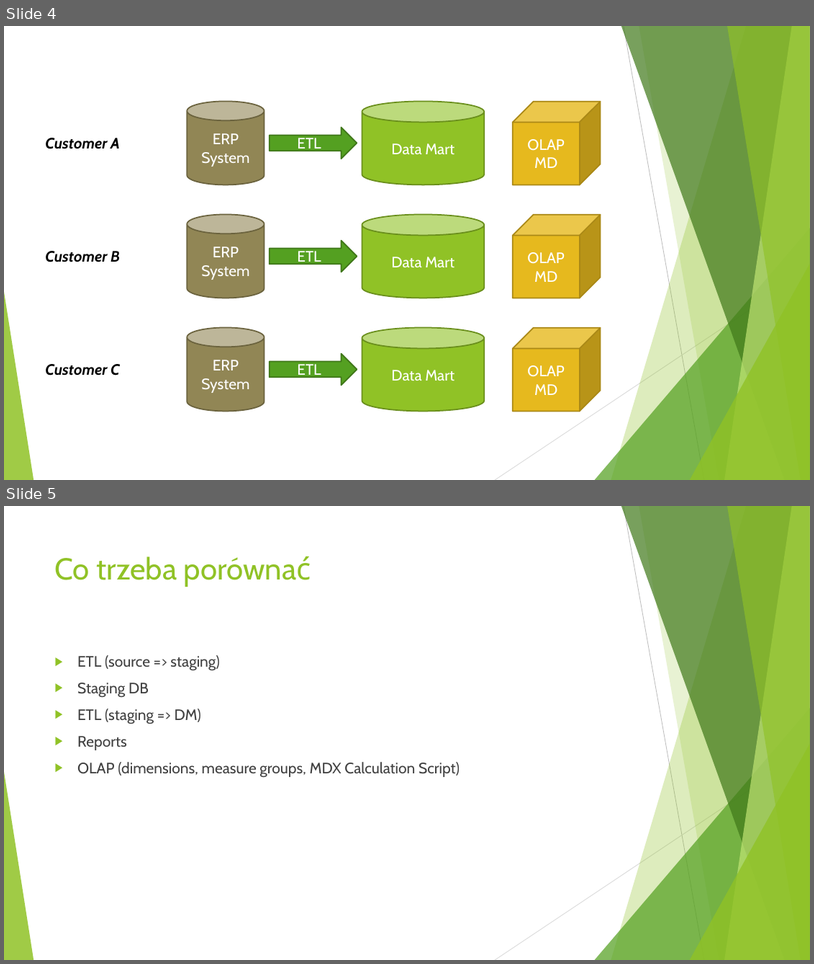
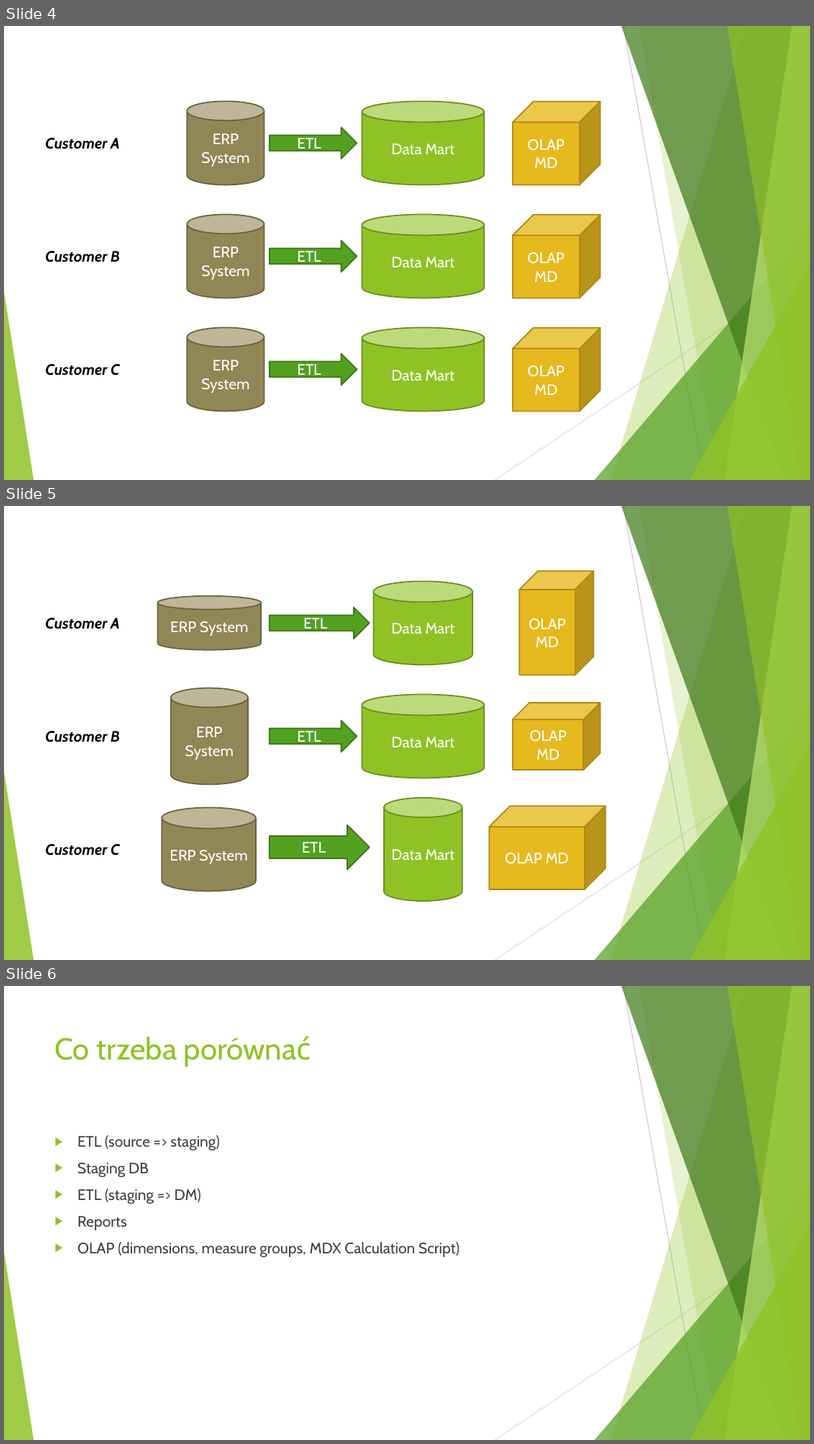
Before and after one commit to TKostyrkaWSEI/MDXHelper, a slide deck: _DCDemoFiles/DCSlajdy.pptx. Shown one above the other, each under a label of ours: slides 4 and 5 before the commit, slides 4, 5 and 6 after it. The pictures are 814x964 and 814x1444 pixels, drawn with LibreOffice and Linux fonts; fonts in the diff are those of the drawing. Boxes give left, top, right and bottom in pixels: in the first picture for what was removed or moved away, otherwise in the second. Text is boxed around its words. In the diff, an @@ line names an element or a change of style, - is before the commit and + after.

```diff
--- a/_DCDemoFiles/DCSlajdy.pptx
+++ b/_DCDemoFiles/DCSlajdy.pptx
@@ slide 5 added at (4,506,810,960), background #FFFFFF; not listed: 10 template elements that a slide beside it also shows @@
@@ cylinder added at (373,581,473,664), fill #90C226, outline #6B901C 1.5 pt, 18 pt, text #FFFFFF @@
+Data Mart
@@ cube added at (520,571,594,674), fill #E6B91E, outline #AA8916 1.5 pt, 18 pt, text #FFFFFF @@
+OLAP MD
@@ cylinder added at (157,596,261,650), fill #918655, outline #6B633F 1.5 pt, 18 pt, text #FFFFFF @@
+ERP System
@@ right arrow added at (270,607,370,638), fill #54A021, outline #3E7618 1.5 pt, 18 pt, text #FFFFFF @@
+ETL
@@ text added at (45,618,120,629), 18 pt, text #000000, bold, italic @@
+Customer A
@@ cylinder added at (171,688,248,784), fill #918655, outline #6B633F 1.5 pt, 18 pt, text #FFFFFF @@
+ERP System
@@ cylinder added at (362,694,484,777), fill #90C226, outline #6B901C 1.5 pt, 18 pt, text #FFFFFF @@
+Data Mart
@@ right arrow added at (270,720,358,752), fill #54A021, outline #3E7618 1.5 pt, 18 pt, text #FFFFFF @@
+ETL
@@ cube added at (513,703,600,770), fill #E6B91E, outline #AA8916 1.5 pt, 18 pt, text #FFFFFF @@
+OLAP MD
@@ text added at (45,731,120,742), 18 pt, text #000000, bold, italic @@
+Customer B
@@ cylinder added at (162,807,256,890), fill #918655, outline #6B633F 1.5 pt, 18 pt, text #FFFFFF @@
+ERP System
@@ cylinder added at (384,798,462,901), fill #90C226, outline #6B901C 1.5 pt, 18 pt, text #FFFFFF @@
+Data Mart
@@ cube added at (490,806,606,889), fill #E6B91E, outline #AA8916 1.5 pt, 18 pt, text #FFFFFF @@
+OLAP MD
@@ right arrow added at (270,825,370,869), fill #54A021, outline #3E7618 1.5 pt, 18 pt, text #FFFFFF @@
+ETL
@@ text added at (45,844,119,855), 18 pt, text #000000, bold, italic @@
+Customer C
@@ what was slide 5 is now slide 6 @@
```
Also in this commit, not shown: 1 slide changed, 11 other slides added, 11 other files.
